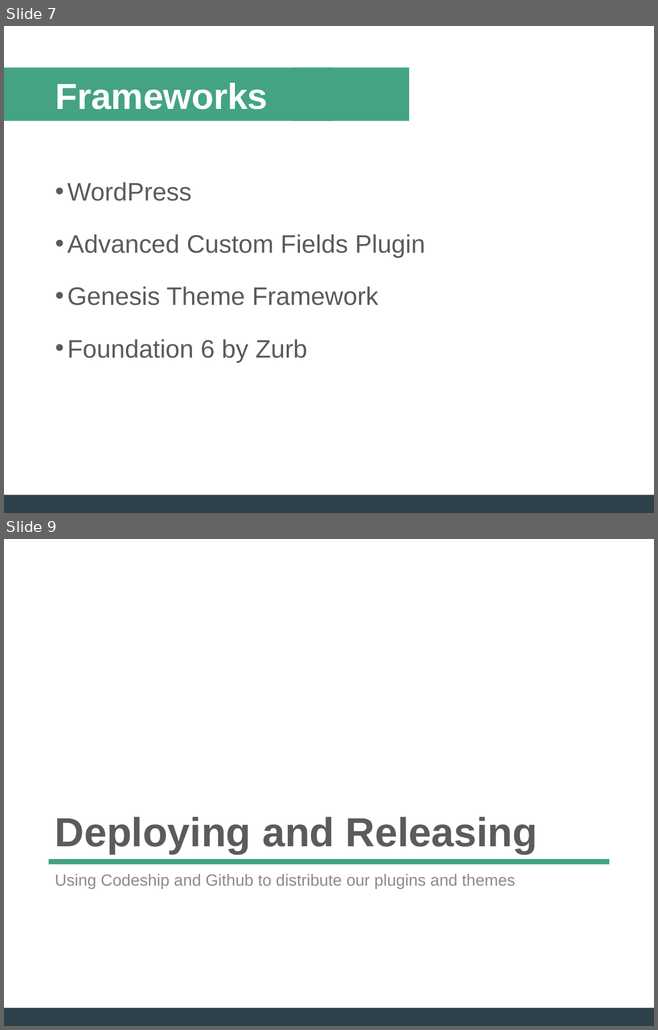
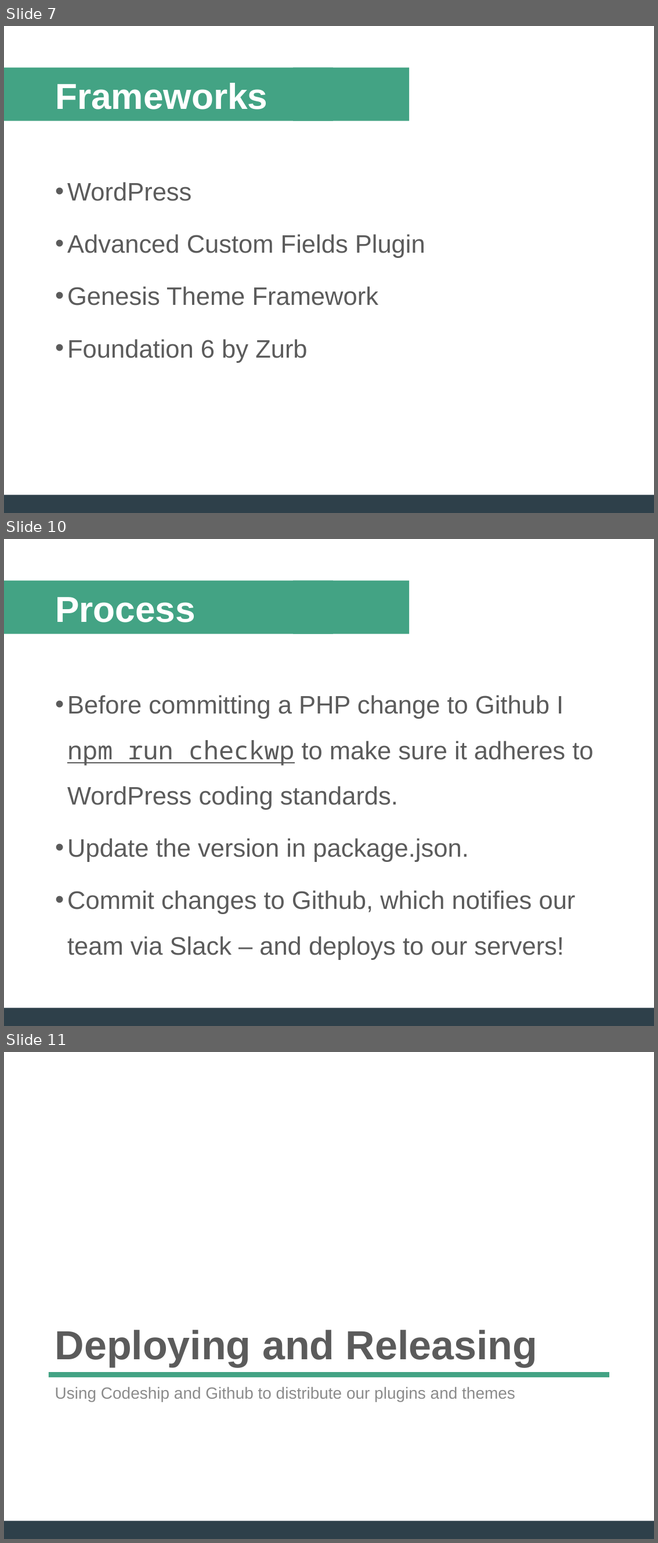
Before and after one commit to ZachWatkins/Presentation-Building-Deploying-Maintaining-WordPress-Sites, a slide deck: WordPress-Presentation.pptx. Shown one above the other, each under a label of ours: slides 7 and 9 before the commit, slides 7, 10 and 11 after it; the slides between them are not shown. The pictures are 658x1030 and 658x1543 pixels, drawn with LibreOffice and Linux fonts; fonts in the diff are those of the drawing. Boxes give left, top, right and bottom in pixels: in the first picture for what was removed or moved away, otherwise in the second. Text is boxed around its words. In the diff, an @@ line names an element or a change of style, - is before the commit and + after.

```diff
--- a/WordPress-Presentation.pptx
+++ b/WordPress-Presentation.pptx
@@ slide 10 added at [4, 539, 654, 1026], background #FFFFFF; not listed: 2 template elements that a slide beside it also shows @@
@@ rectangle added at [293, 581, 409, 634], fill #43A384 @@
@@ title added at [55, 597, 195, 623], 40 pt, text #FFFFFF, bold @@
+Process
@@ text added at [67, 695, 593, 960], 28 pt, text #5B5B5B @@
+• Before committing a PHP change to Github I npm run checkwp to make sure it adheres to WordPress coding standards.
+• Update the version in package.json.
+• Commit changes to Github, which notifies our team via Slack – and deploys to our servers!
@@ what was slide 9 is now slide 11 @@
```
Also in this commit, not shown: 14 slides changed, 3 other slides added.
